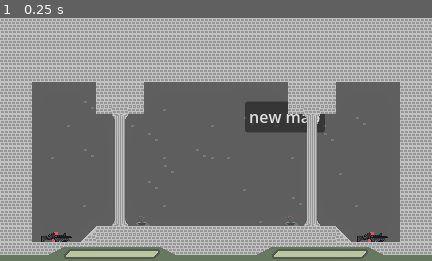
Above: before the commit, frame 1.
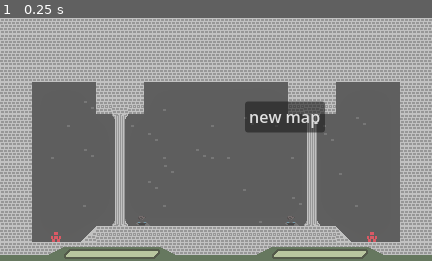
Above: after the commit, the same moment.

Repository: snuggyizme/horse-fishstick
Game: Godot game, scene res://scenes/main.tscn
The game is run twice, just before and just after one commit, with the same random seed, the same clock (stepped at 60 frames per second) and the same inputs. Before the commit the project has no main scene; this scene is started directly in both runs.
Inputs:
- Up to frame 1 (0.25 s): no input

The runs differ from the first frame. In frame 1, 0.9% of the frame differs, in the area x 9-90%, y 34-93%.

Commit message:
watch hw18f5DiI9k

Diff:
--- /dev/null
+++ b/guns/emptyHand.tres
@@ -0,0 +1,11 @@
+[gd_resource type="Resource" script_class="GunResource" format=3 uid="uid://b1b2oei6se6sl"]
+
+[ext_resource type="Script" uid="uid://b0c2pvngg4dqi" path="res://scripts/gundata.gd" id="1_yyhrg"]
+[ext_resource type="PackedScene" uid="uid://vvmrpu6keho0" path="res://scenes/gun visuals/visual_null.tscn" id="2_6jh85"]
+
+[resource]
+script = ExtResource("1_yyhrg")
+displayName = "heart attack"
+visual = ExtResource("2_6jh85")
+shootSound = null
+metadata/_custom_type_script = "uid://b0c2pvngg4dqi"
--- a/project.godot
+++ b/project.godot
@@ -11,6 +11,7 @@
 [application]
 
 config/name="totallyfungame"
+run/main_scene="uid://cs7fi2cmlvdh4"
 config/features=PackedStringArray("4.6", "Forward Plus")
 config/icon="res://icon.svg"
 
--- /dev/null
+++ b/scenes/gun visuals/visual_null.tscn
@@ -0,0 +1,10 @@
+[gd_scene format=3 uid="uid://vvmrpu6keho0"]
+
+[ext_resource type="Texture2D" uid="uid://b0jmdagkv0ftm" path="res://assets/sprites/guns/emptyHand.png" id="1_lb05n"]
+
+[node name="visual-null" type="Node2D" unique_id=570868066]
+
+[node name="gun" type="Sprite2D" parent="." unique_id=1262912357]
+texture = ExtResource("1_lb05n")
+
+[node name="muzzle" type="Marker2D" parent="." unique_id=1995547587]
--- a/scenes/main.tscn
+++ b/scenes/main.tscn
@@ -13,7 +13,7 @@
 [node name="main" type="Node2D" unique_id=1915239700]
 
 [node name="Button" type="Button" parent="." unique_id=923695349]
-z_index = 5
+z_index = 10
 offset_left = 29.0
 offset_top = -38.0
 offset_right = 109.0
--- a/scripts/guncontroller.gd
+++ b/scripts/guncontroller.gd
@@ -2,7 +2,7 @@
 
 var fireTime := 0.0
 var burstFireTime := 0.0
-var gun: GunResource = load("res://guns/hk169.tres")
+var gun: GunResource = load("res://guns/emptyHand.tres")
 
 var visual: Node2D
 var muzzle
@@ -38,7 +38,8 @@
 var projectileScene = load("res://scenes/projectile_base.tscn")
 
 func _ready():
-	setGun(gun)
+	if gun:
+		setGun(gun)
 
 func _onProjectileHit(gunUsed):
 	pass
@@ -127,7 +128,10 @@
 		direction = holyFuckTooManyAimingVariables
 	var end = start + direction.rotated(spreadRad) * gun.rangeLimit
 
-	get_parent().nudge(holyFuckTooManyAimingVariables, gun.recoil * 20)
+	if holyFuckTooManyAimingVariables == Vector2.DOWN:
+		get_parent().nudge(holyFuckTooManyAimingVariables, gun.recoil * 35)
+	else:
+		get_parent().nudge(holyFuckTooManyAimingVariables, gun.recoil * 20)
 	#get_parent().nudge(Vector2.LEFT, 350)
 
 	var spaceState = get_world_2d().direct_space_state
@@ -151,9 +155,10 @@
 				collider.hurt(gun)
 				collider.nudge(-direction, gun.knockback * 5)
 
-				print("point blank")
+				#print("point blank")
 				flash(start, holyFuckTooManyAimingVariables)
 				return
+			#print("hit close")
 
 	if gun.isProjectile: # aaaaa proejctile wepaonry gona comit first olol
 		var projectile = projectileScene.instantiate()
--- a/scripts/player.gd
+++ b/scripts/player.gd
@@ -13,6 +13,8 @@
 const airFriction = 2
 const maxWallJumps = 3
 const gravity = 0.85
+const dashSpeed = 1.8
+const airBoost = 2.5 # boost to accel when airborne. air control
 
 var facingDirection: Vector2
 var yAim: int # 1 up 0 none -1 down
@@ -89,7 +91,7 @@
 				keyCombo.pop_front()
 
 			lastKeyDelta = 0
-			print(keyCombo)
+			#print(keyCombo)
 
 func heavyFriction(d):
 	var frictionHeavy = 34
@@ -190,18 +192,21 @@
 	if direction and not wallJumped and wallLock <= 0:
 		var targetSpeed
 		if keyCombo == dashInput[inputPrefix]["left"] and not alreadyDashing:
-			targetSpeed = maxSpeed * -2.5
+			targetSpeed = maxSpeed * -dashSpeed
 			velocity.x = move_toward(velocity.x, targetSpeed, acceleration)
 			alreadyDashing = true
 			doHeavyFriction = 0.2
 		elif keyCombo == dashInput[inputPrefix]["right"] and not alreadyDashing:
-			targetSpeed = maxSpeed * 2.5
+			targetSpeed = maxSpeed * dashSpeed
 			velocity.x = move_toward(velocity.x, targetSpeed, acceleration)
 			doHeavyFriction = 0.2
 			alreadyDashing = true
 		else:
 			targetSpeed = direction * maxSpeed
-			velocity.x = move_toward(velocity.x, targetSpeed, acceleration * delta)
+			if not onFloor:
+				velocity.x = move_toward(velocity.x, targetSpeed, acceleration * airBoost * delta)
+			else:
+				velocity.x = move_toward(velocity.x, targetSpeed, acceleration * delta)
 	else:
 		if onFloor:
 			velocity.x = move_toward(velocity.x, 0, friction)
Binary file added: assets/sprites/guns/emptyHand.aseprite
Binary file added: assets/sprites/guns/emptyHand.png
Not shown, added: assets/sprites/guns/emptyHand.png.import
Not shown, changed: export_presets.cfg
